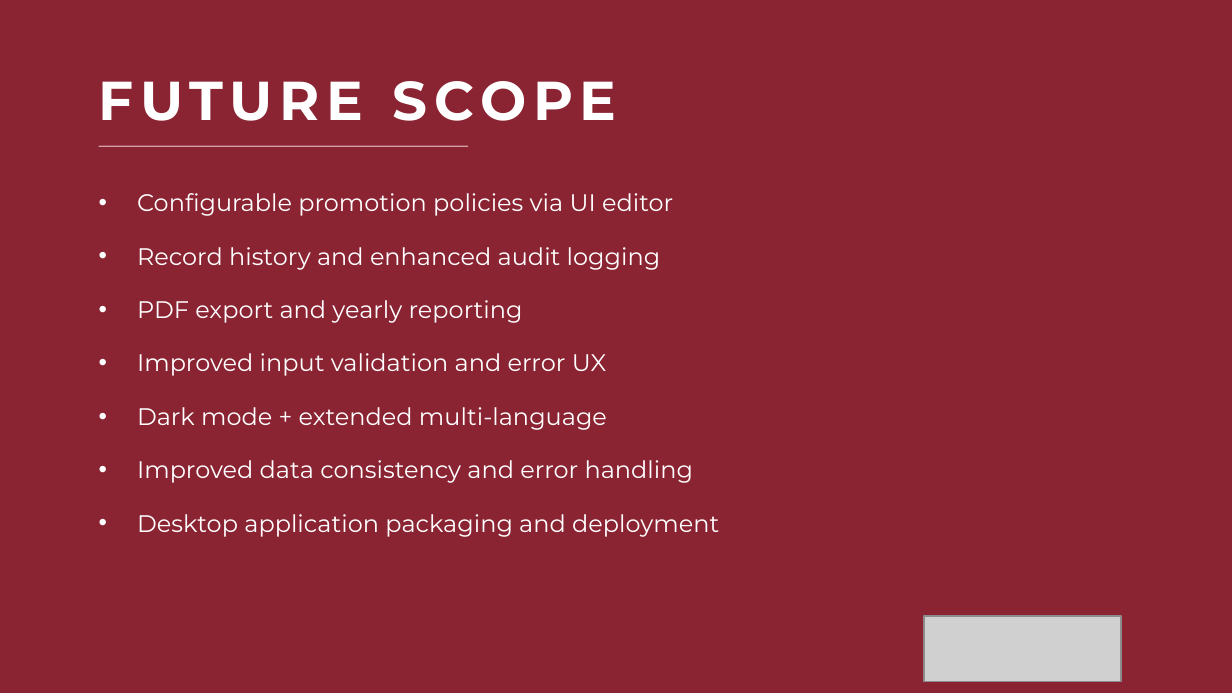
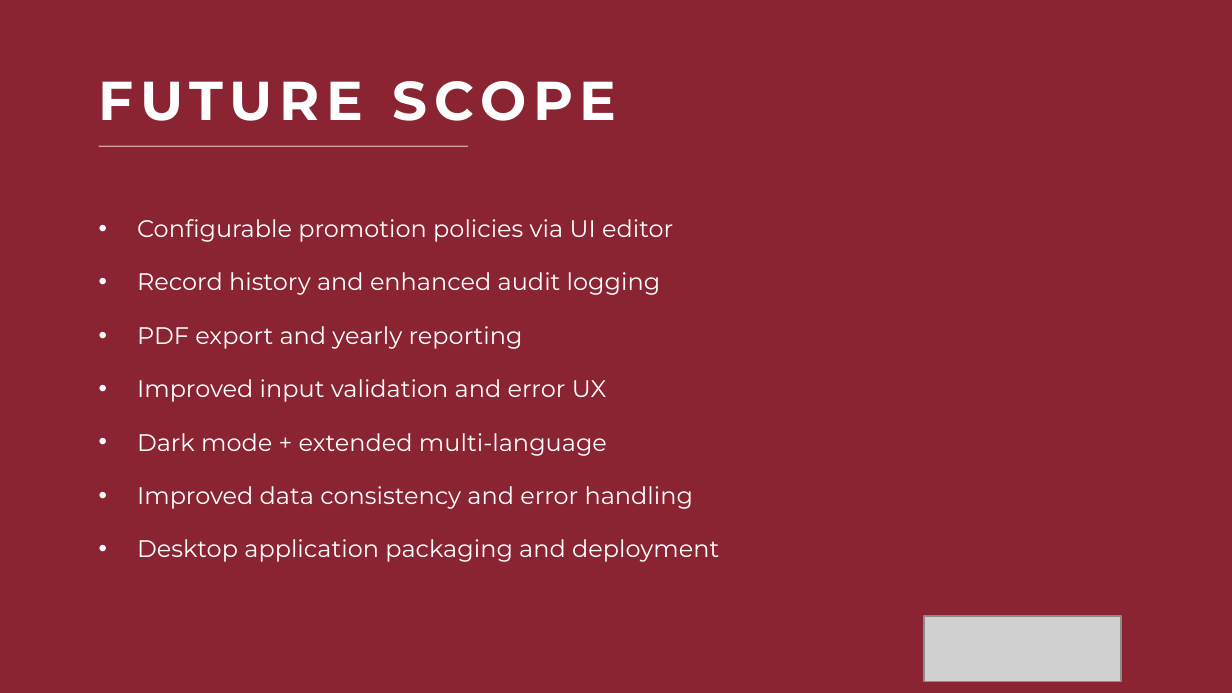
Before and after one commit to ibrahimify/MyHR, a slide deck: slide 11 of docs/Presentation/MyHR_Project_Lab_Presentation.pptx. Drawn at 1232x693 pixels with LibreOffice and Linux fonts; fonts in the diff are those of the drawing; grey boxes stand for pictures. Boxes give left, top, right and bottom in pixels: in the first picture for what was removed or moved away, otherwise in the second. Text is boxed around its words. In the diff, an @@ line names an element or a change of style, - is before the commit and + after.

```diff
--- a/docs/Presentation/MyHR_Project_Lab_Presentation.pptx
+++ b/docs/Presentation/MyHR_Project_Lab_Presentation.pptx
@@ text "Configurable promotion policies via UI ...": place and size @@
-text "Configurable promotion policies via UI ..." at <box>137,193,719,537</box>
+text "Configurable promotion policies via UI ..." at <box>137,219,719,562</box>
```
Also in this commit, not shown: 2 other slides changed, 7 other files.
